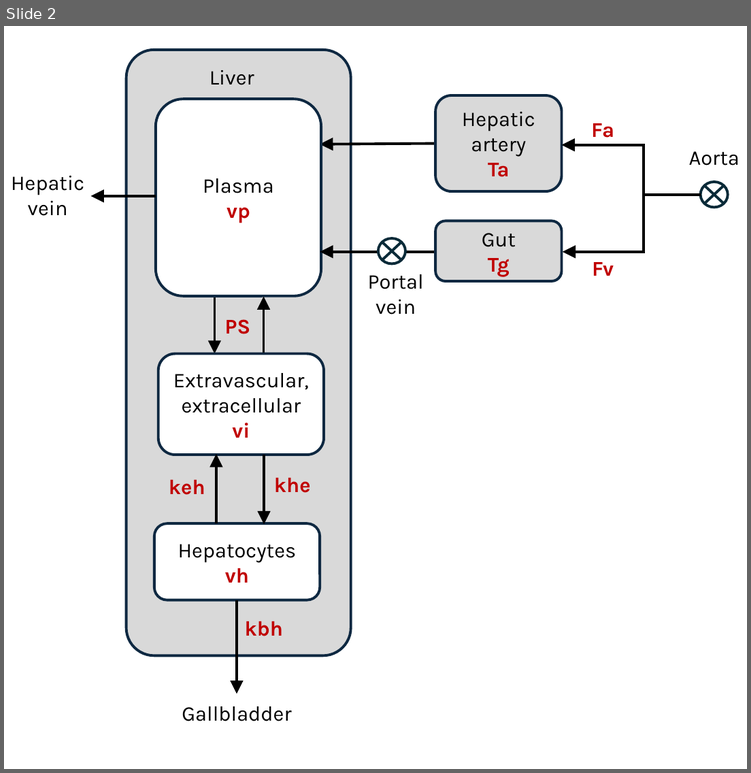
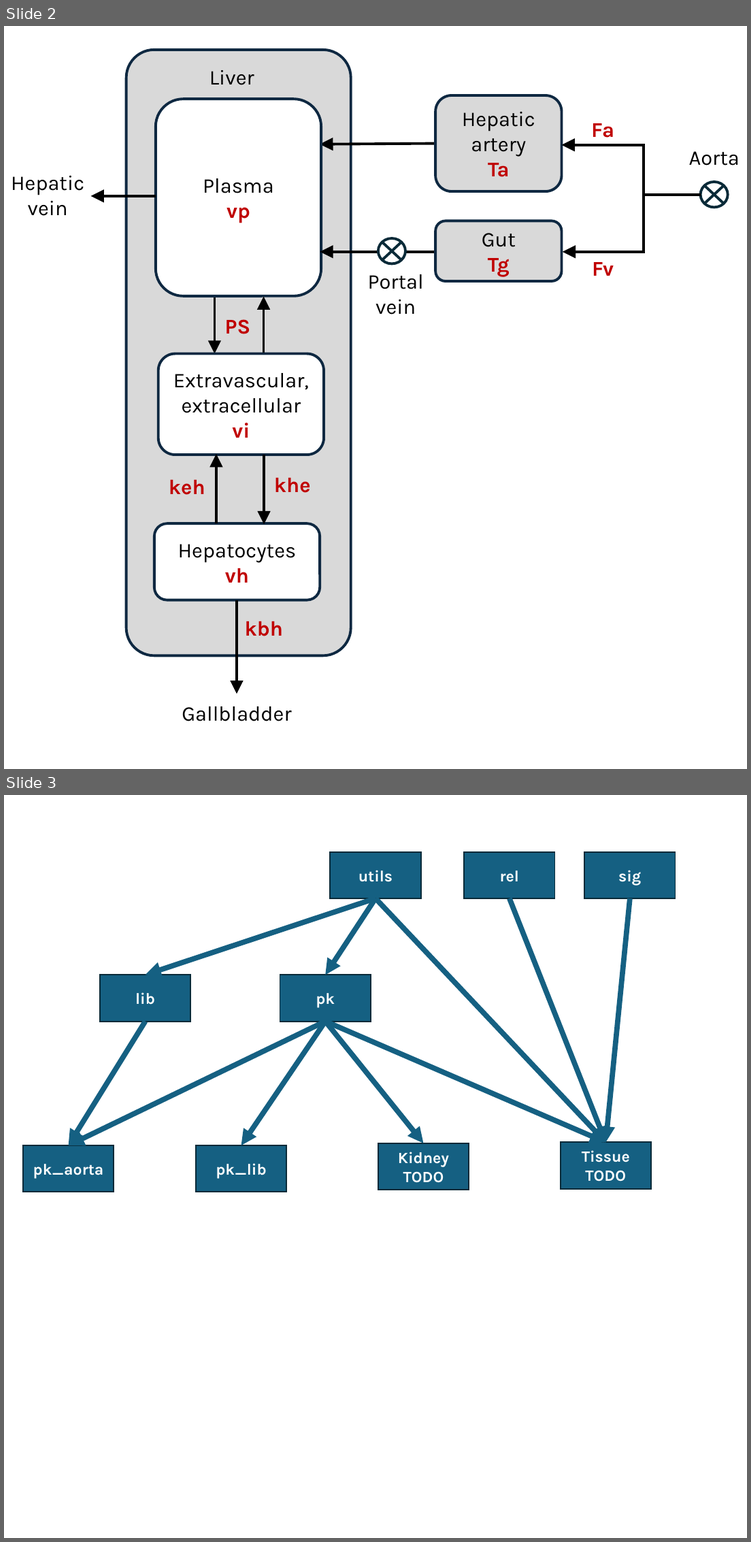
Before and after one commit to dcmri/dcmri, a slide deck: docs/source/diagrams.pptx. Shown one above the other, each under a label of ours: slide 2 before the commit, slides 2 and 3 after it. The pictures are 751x773 and 751x1542 pixels, drawn with LibreOffice and Linux fonts; fonts in the diff are those of the drawing. Boxes give left, top, right and bottom in pixels: in the first picture for what was removed or moved away, otherwise in the second. Text is boxed around its words. In the diff, an @@ line names an element or a change of style, - is before the commit and + after.

```diff
--- a/docs/source/diagrams.pptx
+++ b/docs/source/diagrams.pptx
@@ slide 3 added at box(4, 795, 747, 1538), background #FFFFFF @@
@@ rectangle added at box(330, 851, 420, 898), fill #156082, outline #092A39 1.5 pt, 18 pt, text #FFFFFF, bold @@
+utils
@@ rectangle added at box(464, 851, 554, 898), fill #156082, outline #092A39 1.5 pt, 18 pt, text #FFFFFF, bold @@
+rel
@@ rectangle added at box(584, 851, 675, 898), fill #156082, outline #092A39 1.5 pt, 18 pt, text #FFFFFF, bold @@
+sig
@@ arrow added from (375, 898) to (145, 975), #156082 6 pt @@
@@ arrow added from (375, 898) to (325, 975), #156082 6 pt @@
@@ arrow added from (375, 898) to (605, 1142), #156082 6 pt @@
@@ arrow added from (509, 898) to (605, 1142), #156082 6 pt @@
@@ arrow added from (630, 898) to (605, 1142), #156082 6 pt @@
@@ rectangle added at box(100, 975, 190, 1021), fill #156082, outline #092A39 1.5 pt, 18 pt, text #FFFFFF, bold @@
+lib
@@ rectangle added at box(280, 975, 371, 1021), fill #156082, outline #092A39 1.5 pt, 18 pt, text #FFFFFF, bold @@
+pk
@@ arrow added from (325, 1021) to (68, 1145), #156082 6 pt @@
@@ arrow added from (145, 1021) to (68, 1145), #156082 6 pt @@
@@ arrow added from (325, 1021) to (241, 1145), #156082 6 pt @@
@@ arrow added from (325, 1021) to (424, 1143), #156082 6 pt @@
@@ arrow added from (325, 1021) to (605, 1142), #156082 6 pt @@
@@ rectangle added at box(23, 1145, 113, 1191), fill #156082, outline #092A39 1.5 pt, 18 pt, text #FFFFFF, bold @@
+pk_aorta
@@ rectangle added at box(196, 1145, 286, 1191), fill #156082, outline #092A39 1.5 pt, 18 pt, text #FFFFFF, bold @@
+pk_lib
@@ rectangle added at box(378, 1143, 468, 1190), fill #156082, outline #092A39 1.5 pt, 18 pt, text #FFFFFF, bold @@
+Kidney
+TODO
@@ rectangle added at box(560, 1142, 651, 1189), fill #156082, outline #092A39 1.5 pt, 18 pt, text #FFFFFF, bold @@
+Tissue
+TODO
```
Also in this commit, not shown: 3 other files.
